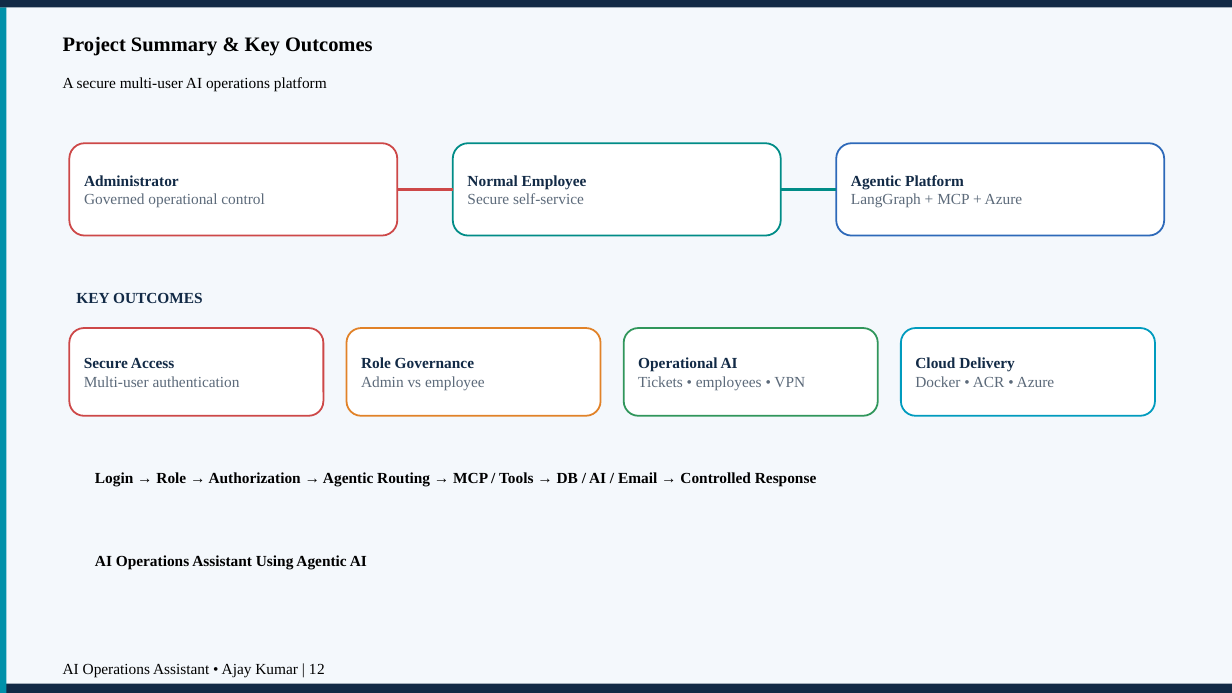
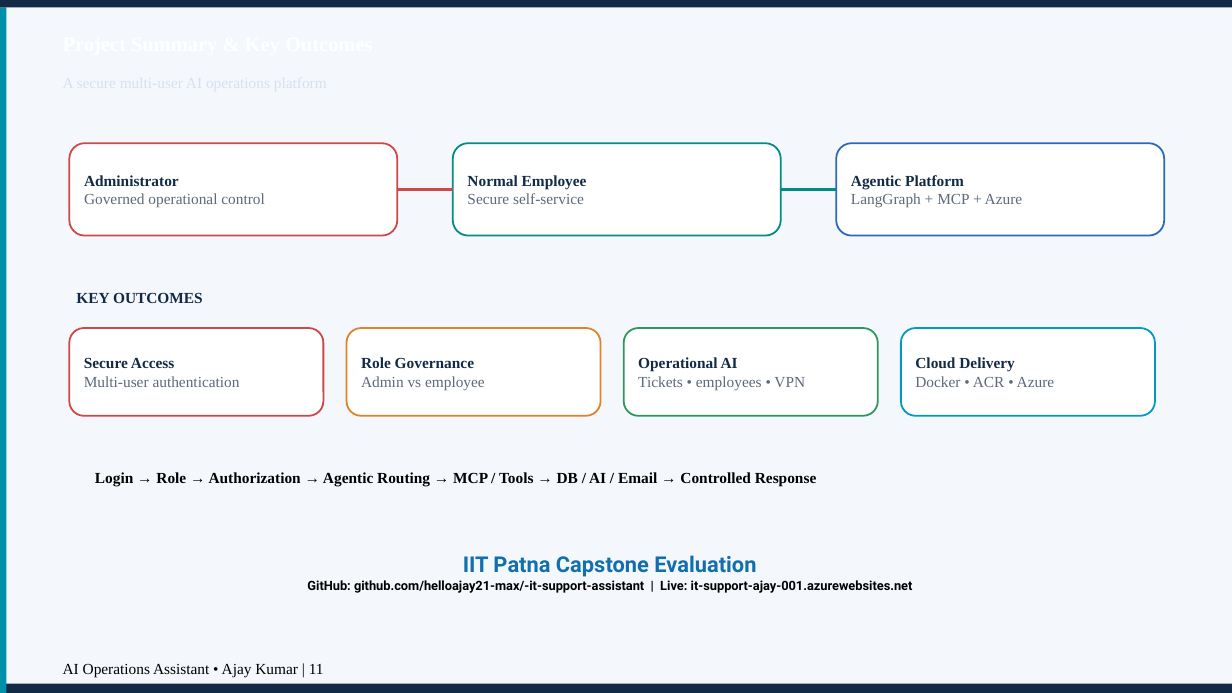
Before and after one commit to helloajay21-max/-it-support-assistant, a slide deck: slide 11 of AI_Operations_Assistant_Using_Agentic_AI_Ajay_Kumar_Presentation.pptx (slide 12 before the commit). Drawn at 1232x693 pixels with LibreOffice and Linux fonts; fonts in the diff are those of the drawing. Boxes give left, top, right and bottom in pixels: in the first picture for what was removed or moved away, otherwise in the second. Text is boxed around its words. In the diff, an @@ line names an element or a change of style, - is before the commit and + after.

```diff
--- a/AI_Operations_Assistant_Using_Agentic_AI_Ajay_Kumar_Presentation.pptx
+++ b/AI_Operations_Assistant_Using_Agentic_AI_Ajay_Kumar_Presentation.pptx
@@ text removed at (63, 37, 373, 56) @@
-Project Summary & Key Outcomes
@@ text removed at (63, 77, 327, 92) @@
-A secure multi-user AI operations platform
@@ text at (307, 555, 913, 593): text changed; size 12 to 10 pt; font Times New Roman to Roboto @@
-AI Operations Assistant Using Agentic AI
+IIT Patna Capstone Evaluation
+GitHub: github.com/helloajay21-max/-it-support-assistant | Live: it-support-ajay-001.azurewebsites.net
@@ text at (63, 664, 324, 678): text changed @@
-AI Operations Assistant • Ajay Kumar | 12
+AI Operations Assistant • Ajay Kumar | 11
```
Also in this commit, not shown: 10 other slides changed, 1 slide removed, 1 other file.
